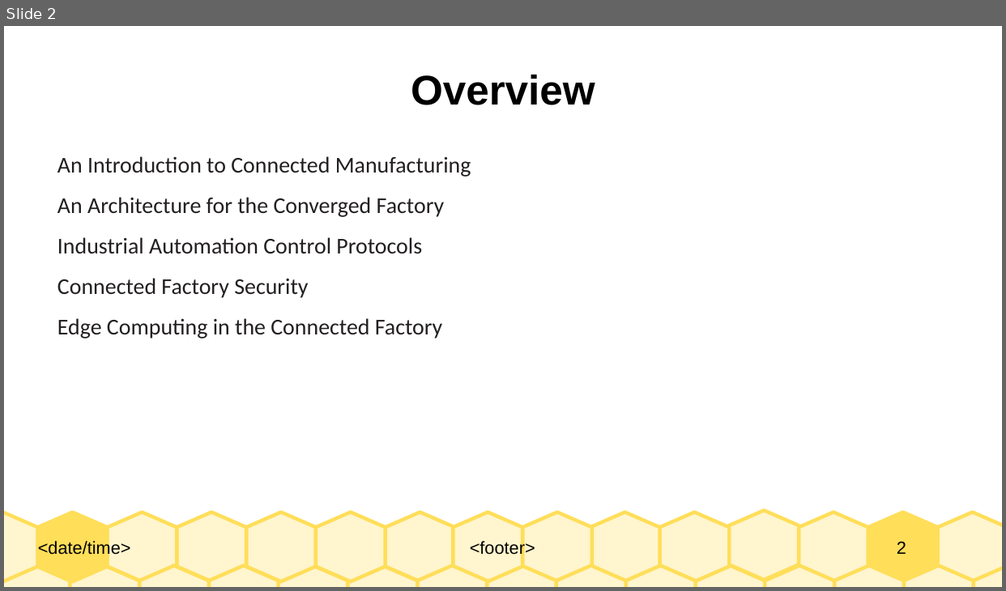
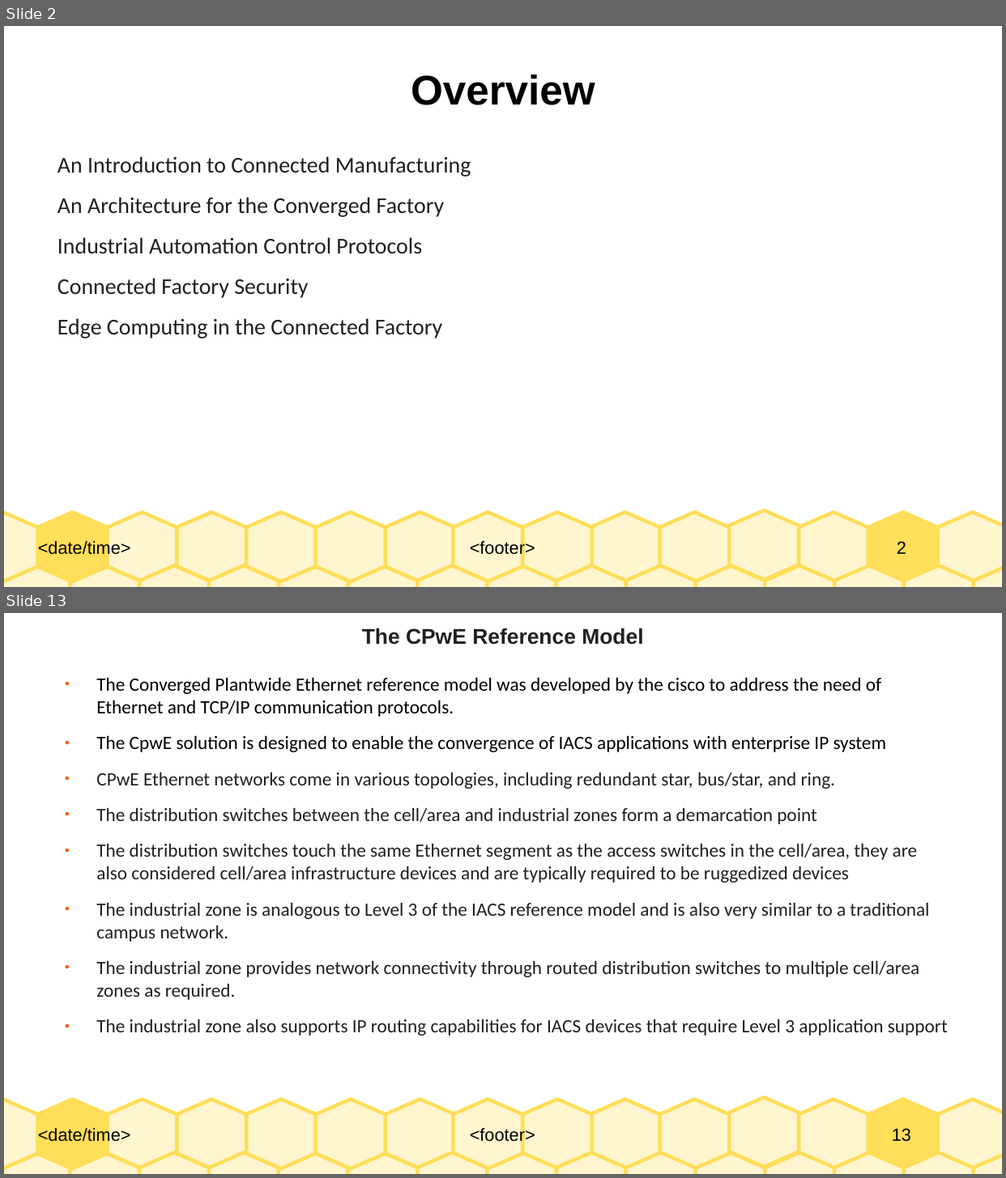
Before and after one commit to Dihfahsih1/Masters-Software-Engineering, a slide deck: yr-sem1/IoT/Chapter-9-slides.odp. Shown one above the other, each under a label of ours: slide 2 before the commit, slides 2 and 13 after it; the slides between them are not shown. The pictures are 1006x591 and 1006x1178 pixels, drawn with LibreOffice and Linux fonts; fonts in the diff are those of the drawing. Boxes give left, top, right and bottom in pixels: in the first picture for what was removed or moved away, otherwise in the second. Text is boxed around its words. In the diff, an @@ line names an element or a change of style, - is before the commit and + after.

```diff
--- a/yr-sem1/IoT/Chapter-9-slides.odp
+++ b/yr-sem1/IoT/Chapter-9-slides.odp
@@ slide 13 added at [4,613,1002,1174], background #FFFFFF; not listed: 33 template elements that a slide beside it also shows @@
@@ title added at [362,628,643,645], 17 pt, text #231F20, bold @@
+The CPwE Reference Model
@@ text added at [96,678,948,1036], 15 pt, text #231F20 @@
+● The Converged Plantwide Ethernet reference model was developed by the cisco to address the need of Ethernet and TCP/IP communication protocols.
+● The CpwE solution is designed to enable the convergence of IACS applications with enterprise IP system
+● CPwE Ethernet networks come in various topologies, including redundant star, bus/star, and ring.
+● The distribution switches between the cell/area and industrial zones form a demarcation point
+● The distribution switches touch the same Ethernet segment as the access switches in the cell/area, they are also considered cell/area infrastructure devices and are typically required to be ruggedized devices
+● The industrial zone is analogous to Level 3 of the IACS reference model and is also very similar to a traditional campus network.
+● The industrial zone provides network connectivity through routed distribution switches to multiple cell/area zones as required.
+● The industrial zone also supports IP routing capabilities for IACS devices that require Level 3 application support
```
Also in this commit, not shown: 1 slide changed, 18 other slides added, 6 other files.
